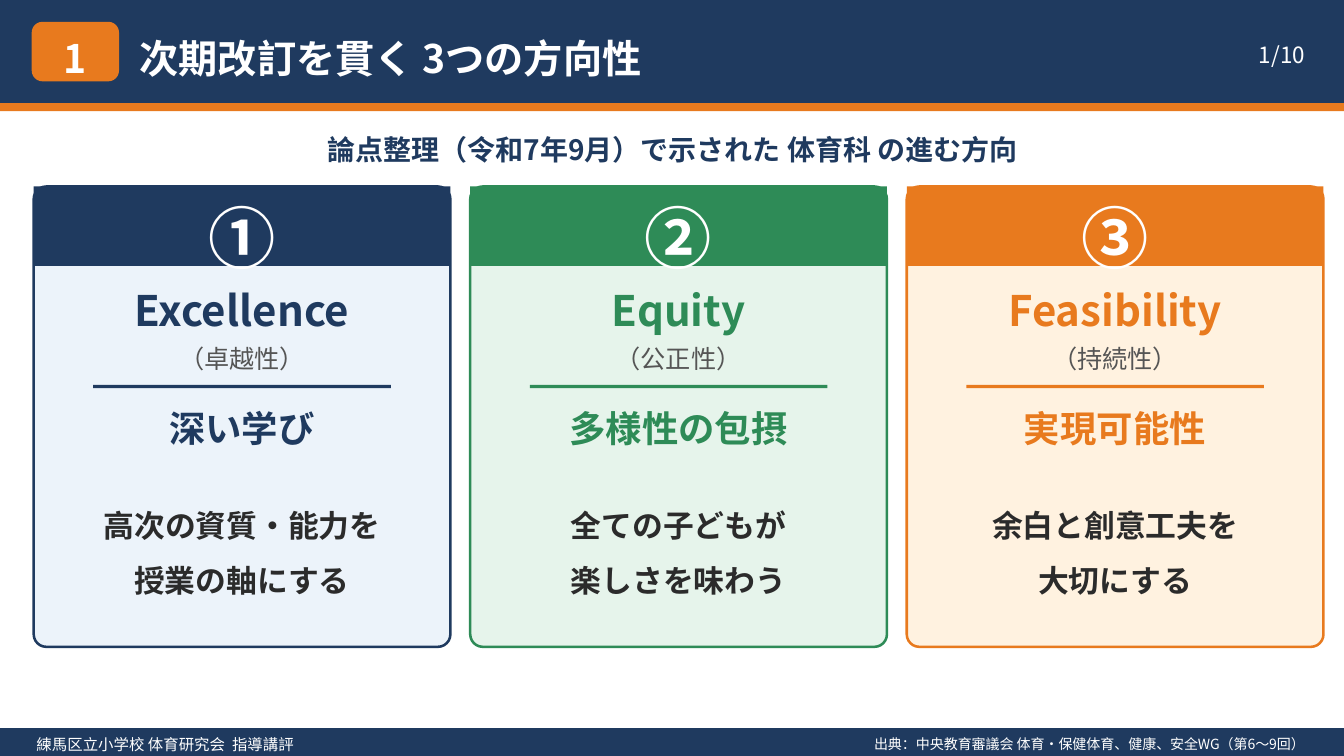
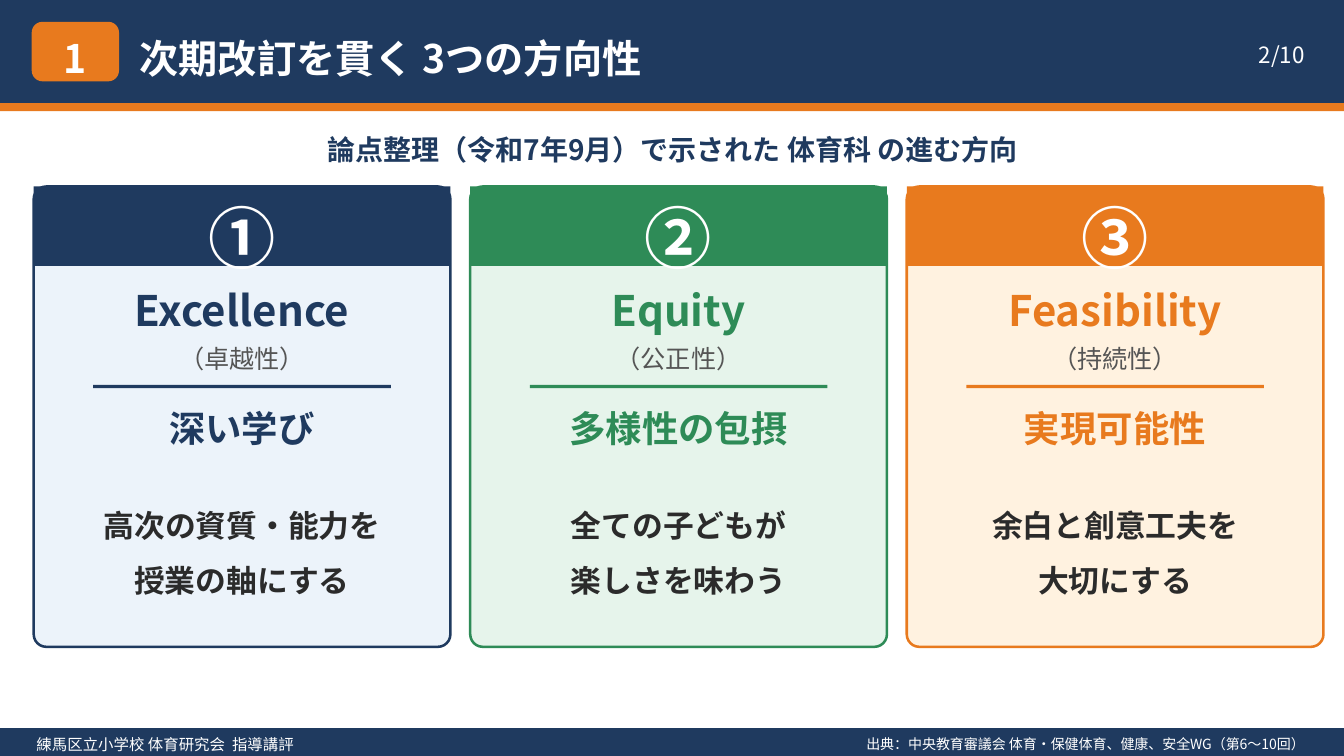
Before and after one commit to contynet730-star/con30, a slide deck: slide 2 of 体育・保健体育の方向性_指導講評.pptx (slide 1 before the commit). Drawn at 1344x756 pixels with LibreOffice and Linux fonts; fonts in the diff are those of the drawing. Boxes give left, top, right and bottom in pixels: in the first picture for what was removed or moved away, otherwise in the second. Text is boxed around its words. In the diff, an @@ line names an element or a change of style, - is before the commit and + after.

```diff
--- a/体育・保健体育の方向性_指導講評.pptx
+++ b/体育・保健体育の方向性_指導講評.pptx
@@ text at [1259,45,1305,67]: text changed @@
-1/10
+2/10
@@ text at [866,737,1305,750]: text changed @@
-出典：中央教育審議会 体育・保健体育、健康、安全WG（第6～9回）
+出典：中央教育審議会 体育・保健体育、健康、安全WG（第6～10回）
```
Also in this commit, not shown: 5 other slides changed, 4 slides added, 4 slides removed, 1 other file.
